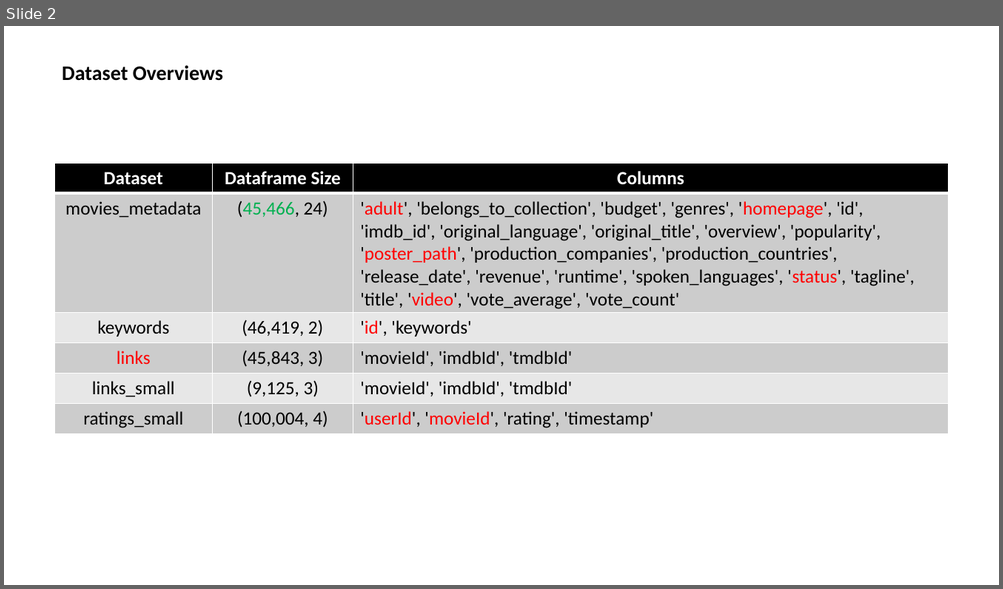
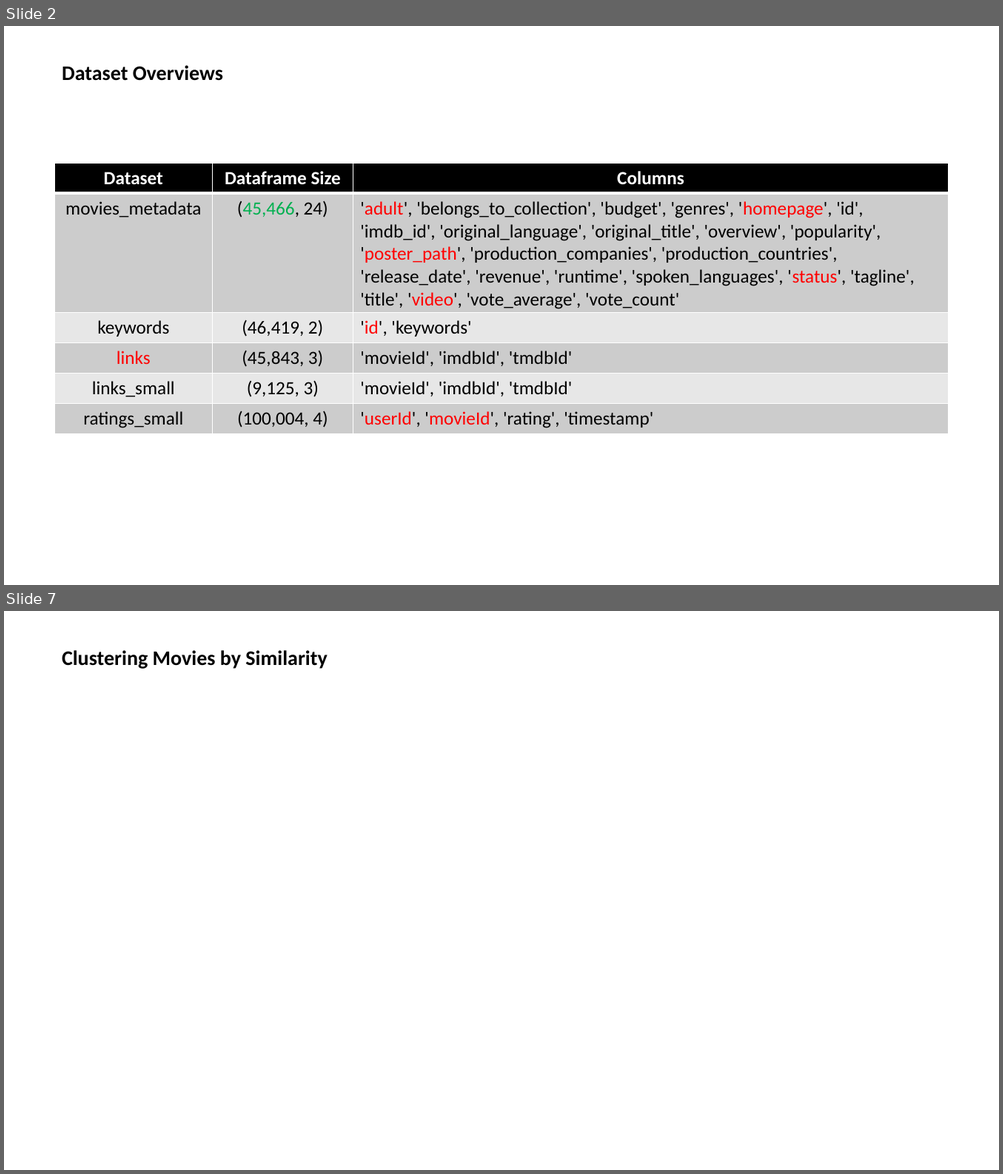
Before and after one commit to maxwellowusu/movie_recommender_system_ML, a slide deck: Movie Recommendation System Project Outline.pptx. Shown one above the other, each under a label of ours: slide 2 before the commit, slides 2 and 7 after it; the slides between them are not shown. The pictures are 1003x589 and 1003x1174 pixels, drawn with LibreOffice and Linux fonts; fonts in the diff are those of the drawing. Boxes give left, top, right and bottom in pixels: in the first picture for what was removed or moved away, otherwise in the second. Text is boxed around its words. In the diff, an @@ line names an element or a change of style, - is before the commit and + after.

```diff
--- a/Movie Recommendation System Project Outline.pptx
+++ b/Movie Recommendation System Project Outline.pptx
@@ slide 7 added at box(4, 611, 999, 1170), background #FFFFFF @@
@@ text added at box(62, 650, 327, 669), 20 pt, text #000000, bold @@
+Clustering Movies by Similarity
```
Also in this commit, not shown: 1 slide changed, 3 other slides added, 5 other files.
